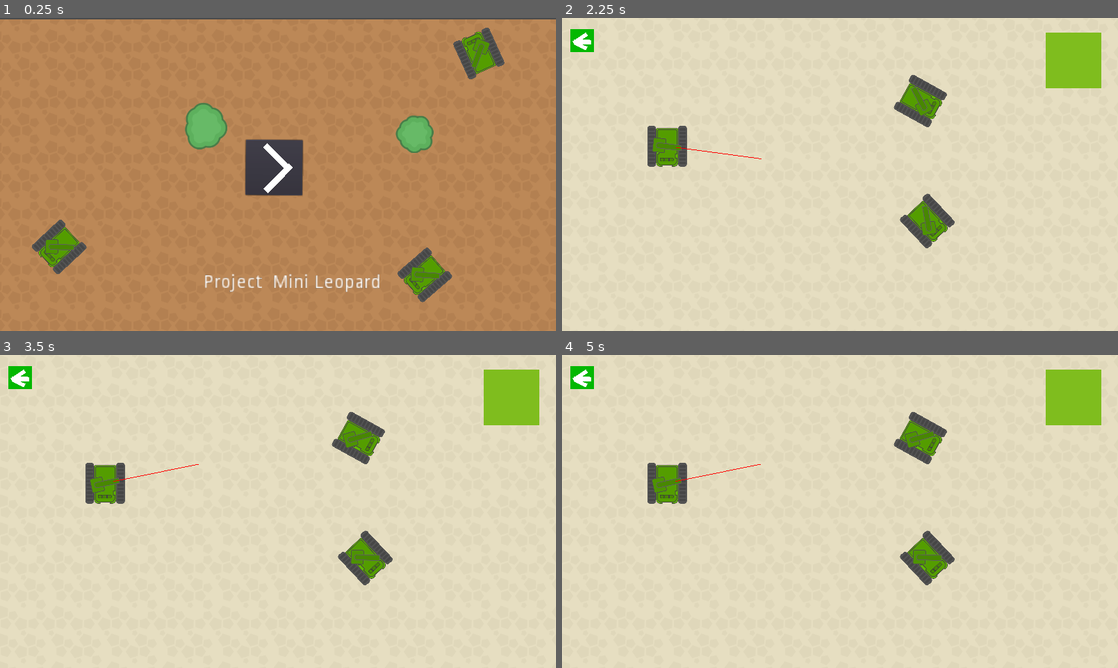
Above: before the commit, frames 1-4 (two rows, left to right).
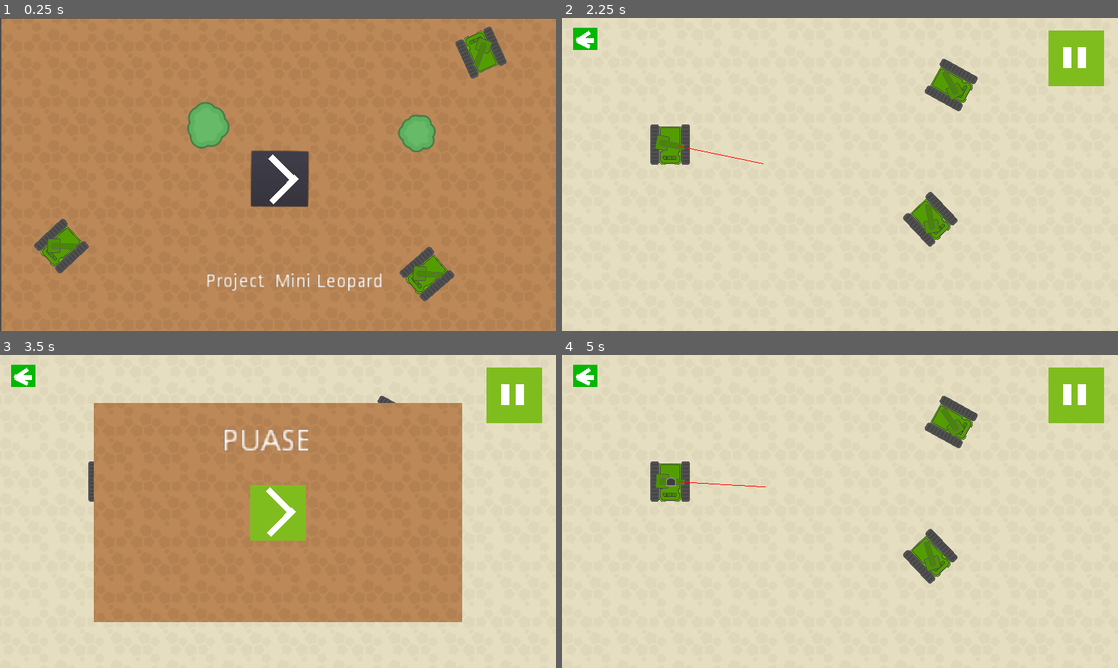
Above: after the commit, the same moments.

Repository: Moarales/GodotProjectMiniLeopard
Game: Godot game, scene res://Scenes/Menu.tscn
Same seed, same stepped clock (60 frames per second), same inputs: the game is played once before the commit and once after it.
Inputs (mouse positions are in pixels of both pictures, inside the frame that each line leads up to; where the layout moved, square brackets give the same spot in the first picture):
- Up to frame 1 (0.25 s): no input
- Up to frame 2 (2.25 s): click (845, 180) [834, 168] at 0.5 s; click (584, 39) at 1.25 s; click (840, 177) [834, 168] at 2 s
- Up to frame 3 (3.5 s): click (511, 395) at 2.75 s
- Up to frame 4 (5 s): click (840, 511) at 3.52 s; move the mouse to (962, 495) at 4.27 s

The runs differ from the first frame. In frame 1, 4.3% of the frame differs, in the area x 0-100%, y 0-100%; in frame 2, 3.2%; in frame 3, 47%, in the area x 1-98%, y 3-86%; in frame 4, 3.3%.
Error before the commit: Attempt to call function 'show' in base 'null instance' on a null instance. (res://Scripts/PauseButton.gd:5)

Commit message:
changed behaviour of bullets and added working pause popup

Diff:
--- a/Scenes/Game.tscn
+++ b/Scenes/Game.tscn
@@ -11,30 +11,35 @@
 [ext_resource path="res://Scripts/TargetIndicator.gd" type="Script" id=9]
 [ext_resource path="res://Scripts/PauseButton.gd" type="Script" id=10]
 [ext_resource path="res://Tank/Kenney_topdownTanks/PNG/Environment/grass.png" type="Texture" id=11]
+[ext_resource path="res://Tank/Kenney_topdownTanks/PNG/Environment/dirt.png" type="Texture" id=12]
+
+[sub_resource type="RectangleShape2D" id=3]
+extents = Vector2( 94, 22 )
 
 [sub_resource type="RectangleShape2D" id=2]
 extents = Vector2( 29.5, 661 )
 
 [node name="MainScene" type="Label"]
-margin_left = 413.0
-margin_top = 255.0
-margin_right = 511.0
-margin_bottom = 269.0
+margin_left = 1.0
+margin_top = 5.0
+margin_right = 1296.0
+margin_bottom = 719.0
 text = "Zang Unlimited"
 
 [node name="TextureRect" type="TextureRect" parent="."]
-margin_left = -527.0
-margin_top = -341.0
-margin_right = 958.0
-margin_bottom = 513.0
+margin_left = -108.0
+margin_top = -95.0
+margin_right = 1377.0
+margin_bottom = 759.0
 texture = ExtResource( 2 )
 stretch_mode = 2
 
 [node name="ColorRect4" type="ColorRect" parent="."]
-margin_left = -394.0
-margin_top = -229.0
-margin_right = -339.0
-margin_bottom = -177.0
+pause_mode = 2
+margin_left = 25.0
+margin_top = 17.0
+margin_right = 80.0
+margin_bottom = 69.0
 color = Color( 0.0156863, 0.72549, 0.00784314, 1 )
 
 [node name="ColorRect" type="ColorRect" parent="ColorRect4"]
@@ -65,7 +70,7 @@
 script = ExtResource( 8 )
 
 [node name="PlayerTank" type="Sprite" parent="."]
-position = Vector2( -171, 40 )
+position = Vector2( 248, 286 )
 scale = Vector2( 0.5, 0.5 )
 texture = ExtResource( 4 )
 
@@ -83,12 +88,19 @@
 position = Vector2( 0, 30 )
 
 [node name="EnemyTank4" parent="." instance=ExtResource( 5 )]
-position = Vector2( 428, 212 )
+position = Vector2( 847, 458 )
 rotation = -0.754752
 
 [node name="EnemyTank5" parent="." instance=ExtResource( 5 )]
-position = Vector2( 412, -64 )
+position = Vector2( 895, 149 )
 rotation = -1.06589
+
+[node name="Area2D" type="Area2D" parent="."]
+
+[node name="CollisionShape2D" type="CollisionShape2D" parent="Area2D"]
+position = Vector2( 713, 237 )
+rotation = 1.05443
+shape = SubResource( 3 )
 
 [node name="Walls" type="Node" parent="."]
 
@@ -127,13 +139,84 @@
 stream = ExtResource( 1 )
 autoplay = true
 
-[node name="TextureButton" type="TextureButton" parent="."]
-margin_left = 700.0
-margin_top = -222.0
-margin_right = 828.0
-margin_bottom = -94.0
+[node name="PauseButton" type="TextureButton" parent="."]
+pause_mode = 2
+margin_left = 1119.0
+margin_top = 24.0
+margin_right = 1247.0
+margin_bottom = 152.0
 texture_normal = ExtResource( 11 )
 script = ExtResource( 10 )
 
+[node name="ColorRect" type="ColorRect" parent="PauseButton"]
+margin_left = 34.0
+margin_top = 38.0
+margin_right = 53.0
+margin_bottom = 86.0
+mouse_filter = 1
+
+[node name="ColorRect2" type="ColorRect" parent="PauseButton"]
+margin_left = 68.0
+margin_top = 38.0
+margin_right = 87.0
+margin_bottom = 86.0
+mouse_filter = 1
+
+[node name="Pause" type="Popup" parent="."]
+pause_mode = 2
+anchor_left = 0.5
+anchor_top = 0.5
+anchor_right = 0.5
+anchor_bottom = 0.5
+margin_left = -424.5
+margin_top = -250.5
+margin_right = 424.5
+margin_bottom = 250.5
+
+[node name="PauseMenu" type="TextureRect" parent="Pause"]
+margin_right = 848.0
+margin_bottom = 505.0
+texture = ExtResource( 12 )
+stretch_mode = 2
+
+[node name="Label" type="Label" parent="Pause/PauseMenu"]
+margin_left = 295.0
+margin_top = 56.0
+margin_right = 336.0
+margin_bottom = 70.0
+rect_scale = Vector2( 5, 5 )
+text = "PUASE"
+align = 1
+valign = 1
+
+[node name="TextureButton" type="TextureButton" parent="Pause/PauseMenu"]
+anchor_left = 0.5
+anchor_top = 0.5
+anchor_right = 0.5
+anchor_bottom = 0.5
+margin_left = -64.0
+margin_top = -64.0
+margin_right = 64.0
+margin_bottom = 64.0
+texture_normal = ExtResource( 11 )
+script = ExtResource( 10 )
+
+[node name="ColorRect" type="ColorRect" parent="Pause/PauseMenu/TextureButton"]
+margin_left = 46.0
+margin_top = 5.0
+margin_right = 128.0
+margin_bottom = 19.0
+rect_rotation = 44.9745
+mouse_filter = 1
+
+[node name="ColorRect2" type="ColorRect" parent="Pause/PauseMenu/TextureButton"]
+margin_left = 38.0
+margin_top = 110.0
+margin_right = 120.0
+margin_bottom = 124.0
+rect_rotation = -45.4329
+mouse_filter = 1
+
 [connection signal="pressed" from="ColorRect4/MenuButton" to="ColorRect4/MenuButton" method="_on_MenuButton_pressed"]
-[connection signal="pressed" from="TextureButton" to="TextureButton" method="_on_TextureButton_pressed"]
+[connection signal="pressed" from="PauseButton" to="PauseButton" method="_on_TextureButton_pressed"]
+[connection signal="pressed" from="Pause/PauseMenu/TextureButton" to="PauseButton" method="_on_TextureButton_pressed"]
--- a/Scenes/Menu.tscn
+++ b/Scenes/Menu.tscn
@@ -8,26 +8,28 @@
 [ext_resource path="res://Scripts/MenuButton.gd" type="Script" id=6]
 
 [node name="Menu" type="Label"]
-margin_left = 173.0
-margin_top = 102.0
-margin_right = 307.0
-margin_bottom = 174.0
+margin_left = 3.0
+margin_top = 12.0
+margin_right = 1295.0
+margin_bottom = 733.0
 
 [node name="TextureRect" type="TextureRect" parent="."]
-margin_left = -174.0
-margin_top = -99.0
-margin_right = 1110.0
-margin_bottom = 626.0
+margin_left = 1.0
+margin_top = -11.0
+margin_right = 1285.0
+margin_bottom = 714.0
 texture = ExtResource( 2 )
 stretch_mode = 2
 
 [node name="TextureButton" type="TextureButton" parent="."]
+anchor_left = 0.5
+anchor_top = 0.5
 anchor_right = 0.5
-anchor_bottom = 1.0
-margin_left = 396.0
-margin_top = 181.0
-margin_right = 457.0
-margin_bottom = 237.0
+anchor_bottom = 0.5
+margin_left = -67.5
+margin_top = -64.0
+margin_right = 67.5
+margin_bottom = 64.0
 texture_normal = ExtResource( 2 )
 script = ExtResource( 6 )
 
@@ -44,6 +46,7 @@
 margin_right = 128.0
 margin_bottom = 19.0
 rect_rotation = 44.9745
+mouse_filter = 1
 
 [node name="ColorRect2" type="ColorRect" parent="TextureButton"]
 margin_left = 38.0
@@ -51,44 +54,45 @@
 margin_right = 120.0
 margin_bottom = 124.0
 rect_rotation = -45.4329
+mouse_filter = 1
 
 [node name="AudioStreamPlayer" type="AudioStreamPlayer" parent="."]
 stream = ExtResource( 4 )
 autoplay = true
 
 [node name="Label" type="Label" parent="."]
-margin_left = 295.81
-margin_top = 486.184
-margin_right = 435.81
-margin_bottom = 505.184
+margin_left = 470.81
+margin_top = 574.184
+margin_right = 610.81
+margin_bottom = 593.184
 rect_rotation = 0.0978504
 rect_scale = Vector2( 3, 3 )
 text = "Project  Mini Leopard "
 
 [node name="EnemyTank4" parent="." instance=ExtResource( 5 )]
-position = Vector2( -36.5945, 424.592 )
+position = Vector2( 138.406, 512.592 )
 rotation = 0.819541
 
 [node name="EnemyTank5" parent="." instance=ExtResource( 5 )]
-position = Vector2( 929.405, -20.408 )
+position = Vector2( 1104.41, 67.592 )
 rotation = 2.71602
 
 [node name="EnemyTank6" parent="." instance=ExtResource( 5 )]
-position = Vector2( 805, 489 )
+position = Vector2( 980, 577 )
 rotation = 0.858618
 
 [node name="Tree" type="TextureRect" parent="."]
-margin_left = 252.81
-margin_top = 93.1841
-margin_right = 350.81
-margin_bottom = 200.184
+margin_left = 427.81
+margin_top = 181.184
+margin_right = 525.81
+margin_bottom = 288.184
 texture = ExtResource( 3 )
 
 [node name="Tree2" type="TextureRect" parent="."]
-margin_left = 737.815
-margin_top = 122.184
-margin_right = 824.815
-margin_bottom = 209.184
+margin_left = 912.815
+margin_top = 210.184
+margin_right = 999.815
+margin_bottom = 297.184
 texture = ExtResource( 1 )
 
 [connection signal="pressed" from="TextureButton/Button" to="TextureButton" method="_on_Button_pressed"]
--- a/Scripts/BackButton.gd
+++ b/Scripts/BackButton.gd
@@ -3,4 +3,5 @@
 
 
 func _on_MenuButton_pressed():
+	get_tree().paused = false;
 	get_tree().change_scene("res://Scenes/Menu.tscn")
--- a/Scripts/Bullet.gd
+++ b/Scripts/Bullet.gd
@@ -3,6 +3,9 @@
 func _process(delta):
 	gravity_scale = 0
 	Input.get_gyroscope()
+	var prevVelocity = linear_velocity;
 	var gyroVector = Input.get_gyroscope()
 	var direction =  Vector2(gyroVector.y,gyroVector.x);
-	add_force(direction,direction*50)
+	add_force(direction,direction*500)
+	if prevVelocity.length() > 0  :
+	 linear_velocity = prevVelocity;
--- a/Scripts/PauseButton.gd
+++ b/Scripts/PauseButton.gd
@@ -1,5 +1,11 @@
 extends TextureButton
 
+
 func _on_TextureButton_pressed():
-	get_tree().paused = true;
-	$Prefabs/PauseMenu.show()
+
+	if get_tree().paused:
+		get_tree().paused = false;
+		$"../Pause".hide();
+	else :
+		get_tree().paused = true;
+		$"../Pause".show();
--- a/Scripts/PlayerGunTurret.gd
+++ b/Scripts/PlayerGunTurret.gd
@@ -35,4 +35,4 @@
 	direction.x = cos((rotation-90)*PI/180)
 	direction.y = sin((rotation-90)*PI/180)
 
-	GrabedInstance.add_force(direction*100,direction*100)
+	GrabedInstance.add_force(direction*100,direction*1000)
Not shown: 1 places in Scenes/Game.tscn that only renumber resources
